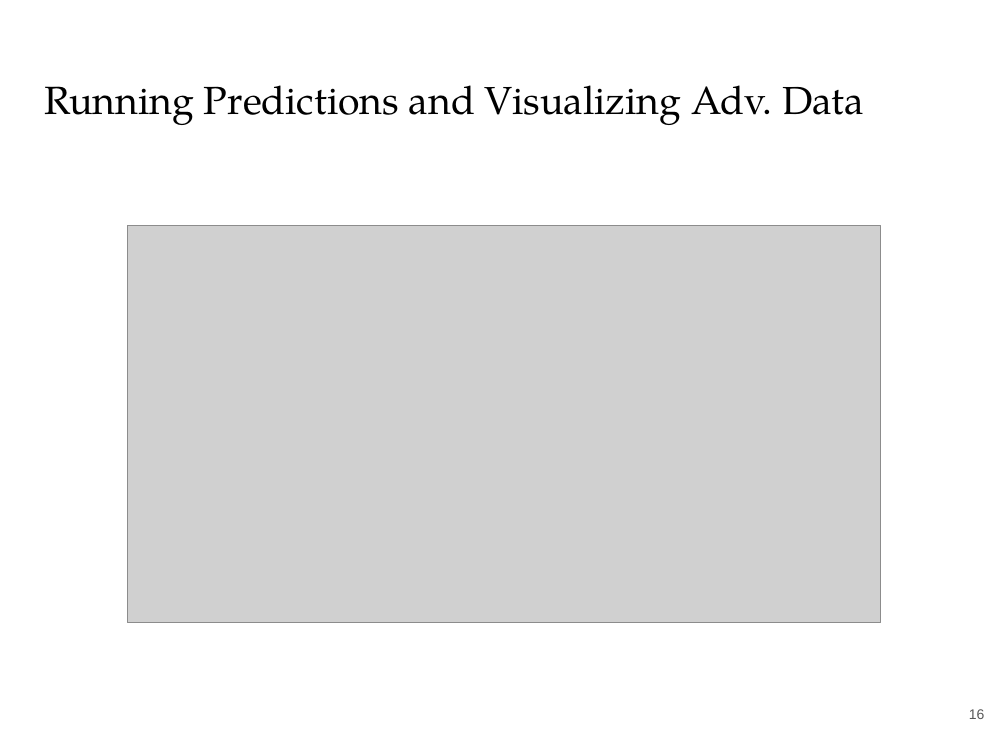
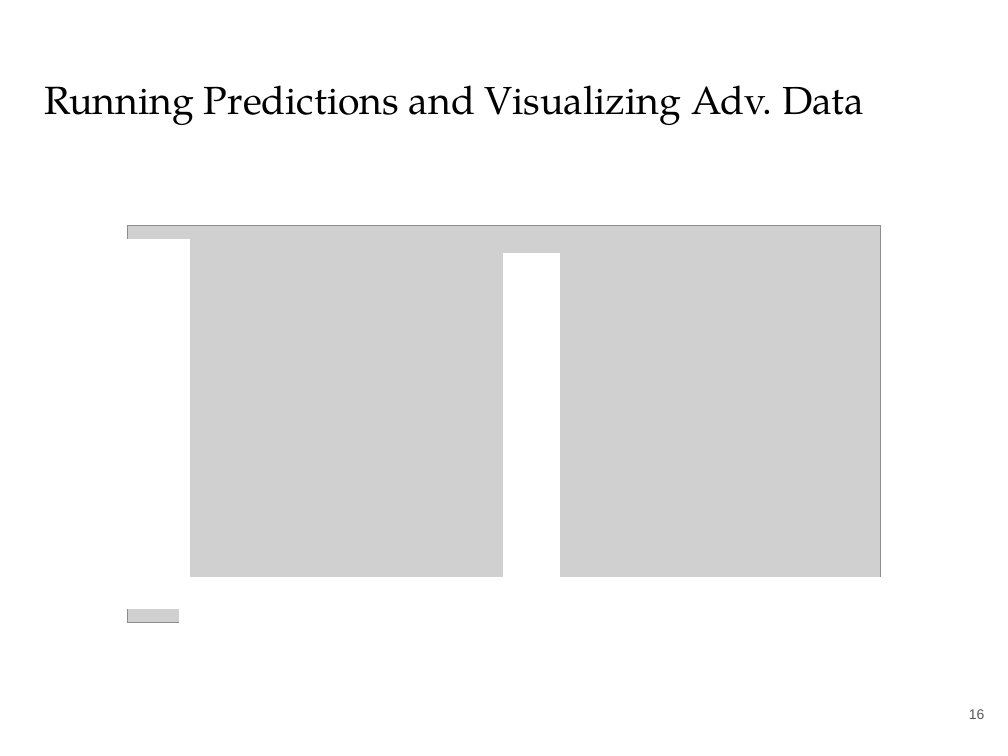
Before and after one commit to ofoofoo/bayesian-nn, a slide deck: slide 16 of Bayesian Neural Network Presentation.pptx. Drawn at 1008x756 pixels with LibreOffice and Linux fonts; fonts in the diff are those of the drawing; grey boxes stand for pictures. Boxes give left, top, right and bottom in pixels: in the first picture for what was removed or moved away, otherwise in the second. Text is boxed around its words. In the diff, an @@ line names an element or a change of style, - is before the commit and + after.

```diff
--- a/Bayesian Neural Network Presentation.pptx
+++ b/Bayesian Neural Network Presentation.pptx
@@ rectangle added at <box>119,239,190,609</box>, fill #FFFFFF, outline #FFFFFF 0.75 pt @@
@@ rectangle added at <box>504,253,559,623</box>, fill #FFFFFF, outline #FFFFFF 0.75 pt @@
@@ rectangle added at <box>179,578,549,649</box>, fill #FFFFFF, outline #FFFFFF 0.75 pt @@
@@ rectangle added at <box>548,579,918,634</box>, fill #FFFFFF, outline #FFFFFF 0.75 pt @@
```
Also in this commit, not shown: 3 other slides changed.
